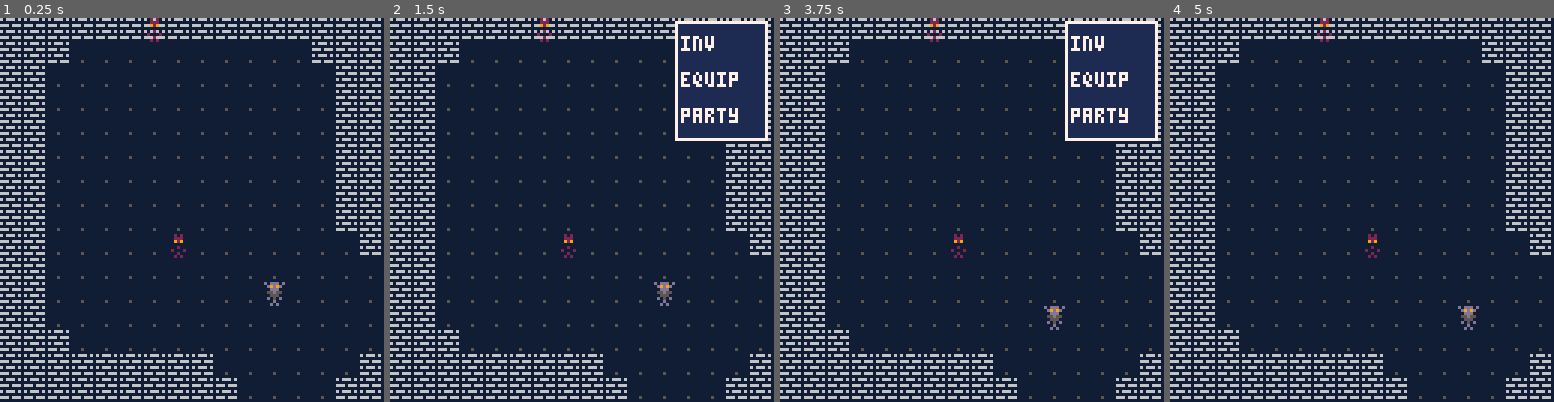
Above: before the commit, frames 1-4 (left to right).
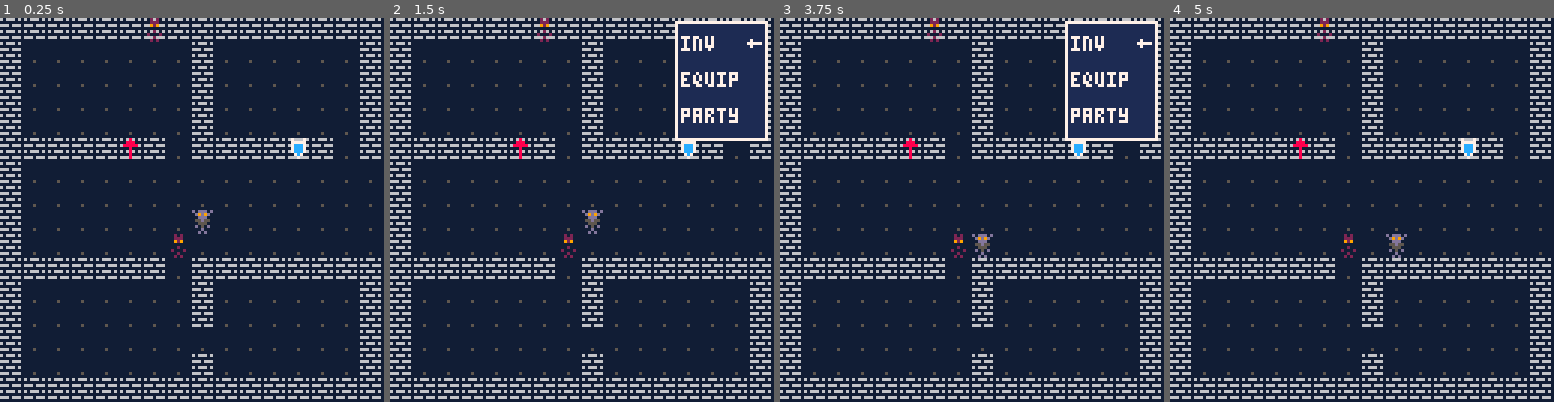
Above: after the commit, the same moments.

Repository: ydrubs/GCCC_GameJam
Game: PICO-8 cartridge kaden_test_game.p8
Same seed, same stepped clock (60 frames per second), same inputs: the game is played once before the commit and once after it.
Inputs:
- Up to frame 1 (0.25 s): no input
- Up to frame 2 (1.5 s): tap O (Z key) at 0.7 s
- Up to frame 3 (3.75 s): hold Right 1.6-2.1 s; tap O (Z key) every 0.4 s from 1.7 to 3.7 s; hold Up 2.15-2.42 s; hold Right 2.47-3.03 s; hold Left 3.08-3.58 s; hold Down from 3.63 s (still down)
- Up to frame 4 (5 s): release Down at 3.97 s; hold Right 4.02-4.68 s; tap O (Z key) at 4.1, 4.5, 4.9 s; hold Up from 4.73 s (still down)

The runs differ from the first frame. In frame 1, 10% of the frame differs, in the area x 6-100%, y 6-100%; in frame 2, 9.5%; in frame 3, 9.5%; in frame 4, 10%.

Commit message:
Update kaden_test_game.p8
Added the start of the menu system, also cleaned up a bit of messy code.

Diff:
--- a/kaden_test_game.p8
+++ b/kaden_test_game.p8
@@ -4,7 +4,7 @@
 pal(0,129,1)
 
 function _init()
-	round=1
+	can_move = true
 	enemies={}
 
 	for i=1,2 do
@@ -17,7 +17,8 @@
 
 function _update()
 
-	--[[ currnetly just checks if for
+	--[[
+		currnetly just checks if for
 		movement and if the menu is
 		open or not.]]
 
@@ -41,17 +42,16 @@
 	map()
 
 	player:draw()
+	menu:draw()
+
 	player_camera:update()
 
 	for enemy in all(enemies) do
 		enemy:draw()
 	end
 
-	--checks if the menu is open.
-	if menu.opened == true then
-	 rect(player_camera.x+95,player_camera.y+1,player_camera.x+125,player_camera.y+40,7)
-		rectfill(player_camera.x+96,player_camera.y+2,player_camera.x+124,player_camera.y+39,1)
-		print("\ninv\n\nequip\n\nparty",player_camera.x+97,player_camera.y,7)
+	if not can_move then
+		menu:nav()
 	end
 
 	--[[below are the dimentions of
@@ -69,15 +69,14 @@
 --player
 
 player={
-	x=11,
-	y=11,
-	moved=false,
+	x=8,
+	y=8,
 
 	movement=function(self)
 		--[[the function will read
-		user input, and call the
-		wall system to check for
-		opsticals.]]
+			user input, and call the
+			wall system to check for
+			opsticals.]]
 
 		if btnp(⬆️) then
 			if walls:check(self.x,self.y-1) then
@@ -158,18 +158,65 @@
 menu={
 	opened = false,
 	can_move=true,
-
-	--[[at the moment this works
-	by checking the boolean and
-	flipping it when its called.]]
+	x = player_camera.x+116,
+	y = player_camera.y+4,
+	pos = 1,
+	--[[overall menu system for
+		the game, pretty proud of it
+		so far.]]
 
 	open = function(self)
+		--[[checks the menu is open
+			if so it pauses the players
+			movement]]
 		if self.opened then
 		 self.opened = false
 		 can_move = true
 		else
 			self.opened = true
 			can_move = false
+			self.x = player_camera.x+116
+			self.y = player_camera.y+4
+		end
+	end,
+
+	draw = function(self)
+		--draws the menu if it is open
+		if menu.opened == true then
+		 rect(player_camera.x+95,player_camera.y+1,player_camera.x+125,player_camera.y+40,7)
+			rectfill(player_camera.x+96,player_camera.y+2,player_camera.x+124,player_camera.y+39,1)
+			print("\ninv\n\nequip\n\nparty",player_camera.x+97,player_camera.y,7)
+		end
+	end,
+
+	nav = function(self)
+		--[[grabs a cursor position
+			and draws it to the screen
+			if the player inputs ⬆️ or ⬇️
+			then they will be able to
+			move the cursor and
+			eventually select the option.
+			]]
+		if self.pos >= 1 and self.pos <= 3 then
+			if self.pos == 1 then
+				spr(9,self.x,self.y)
+			elseif self.pos == 2 then
+				spr(9,self.x,self.y)
+			elseif self.pos == 3 then
+				spr(9,self.x,self.y)
+			end
+
+			if btnp(⬇️) then
+				self.y += 12
+				self.pos += 1
+			elseif btnp(⬆️) and self.pos != 1 then
+				self.y -= 12
+				self.pos -= 1
+			end
+		else
+			self.pos = 1
+			self.x = player_camera.x+116
+			self.y = player_camera.y+4
 		end
 	end
 }
@@ -178,22 +225,23 @@
 -->8
 --enemy
 enemy={
+	round=1,
 	x=0,
 	y=0,
 
 	new=function(self,tbl)
 		--[[this is the first time im
-		using lua's metatables in a
-		project. still a pretty weird
-		concept to grasp coming over
-		from python.
-
-		as i understand so far, this
-		function is a constructor
-		method for the "class" of
-		enemy. this allows me to
-		create child nodes and give
-		them unique variables.]]
+			using lua's metatables in a
+			project. still a pretty weird
+		 concept to grasp coming over
+		 from python.
+
+		 as i understand so far, this
+		 function is a constructor
+		 method for the "class" of
+		 enemy. this allows me to
+		 create child nodes and give
+		 them unique variables.]]
 
 		tbl=tbl or {}
 		setmetatable(tbl,{
@@ -213,22 +261,21 @@
 	movement=function(self)
 		local cosp = -cos(self:angle(player.x,player.y))
 		local sinp = sin(self:angle(player.x,player.y))
-
 		--[[in an effort to simplify how
-		enemies move, i used basic
-		trig to essentially shoot out
-		a 45 deg. angle from all
-		sides and have it move to
-		the player.
-
-		tye and i discovered that
-		the movement function acts
-		pretty odd when using the
-		round variable that was
-		created in the init function.]]
-
-		if round == 3 then
-			round = 1
+			enemies move, i used basic
+			trig to essentially shoot out
+			a 45 deg. angle from all
+			sides and have it move to
+			the player.
+
+			tye and i discovered that
+			the movement function acts
+			pretty odd when using the
+			round variable that was
+			created in the init function.]]
+
+		if self.round == 3 then
+			self.round = 1
 
 			if cosp >= -0.7071 and cosp < 0.7017 and sinp > 0 then
 				if walls:check(self.x,self.y-1) then
@@ -248,7 +295,7 @@
 				end
 			end
 		else
-			round += 1
+			self.round += 1
 		end
 	end,
 
@@ -259,49 +306,33 @@
 
 }
 __gfx__
-00000000d0ddd0d06066606000000000002020005555555500000000000000000000000000000000000000000000000000000000000000000000000000000000
-000000000d9d9d00000000000000000000222000c00000050c000000000000000000000000000000000000000000000000000000000000000000000000000000
-0070070000ddd000666066600000000000929000c0d000050cd00000000000000000000000000000000000000000000000000000000000000000000000000000
-00077000055d5500000000000000000000000000c0d0c00501dc0000000000000000000000000000000000000000000000000000000000000000000000000000
-0007700000555000606660600000000000020000c0d0c0d5011cd000000000000000000000000000000000000000000000000000000000000000000000000000
-007007000d050d00000000000000000002000200c0d0c0d50111dc00000000000000000000000000000000000000000000000000000000000000000000000000
-00000000000d0000666066600005000000020000c0d0c0d501111c00000000000000000000000000000000000000000000000000000000000000000000000000
+00000000d0ddd0d06066606000000000002020005555555500000000676667606068606000000000000000000000000000000000000000000000000000000000
+000000000d9d9d00000000000000000000222000c00000050c000000077777000088800000000000000000000000000000000000000000000000000000000000
+0070070000ddd000666066600000000000929000c0d000050cd0000067ccc7606888886000000000000000000000000000000000000000000000000000000000
+00077000055d5500000000000000000000000000c0d0c00501dc000007ccc7000008000000007000000000000000000000000000000000000000000000000000
+0007700000555000606660600000000000020000c0d0c0d5011cd00067ccc7606068606000077777000000000000000000000000000000000000000000000000
+007007000d050d00000000000000000002000200c0d0c0d50111dc00007c70000008000000007000000000000000000000000000000000000000000000000000
+00000000000d0000666066600005000000020000c0d0c0d501111c00666766606668666000000000000000000000000000000000000000000000000000000000
 0000000000d0d0000000000000000000002020005555555500000000000000000000000000000000000000000000000000000000000000000000000000000000
 __gff__
-0000010001000000000000000000000000000000000000000000000000000000000000000000000000000000000000000000000000000000000000000000000000000000000000000000000000000000000000000000000000000000000000000000000000000000000000000000000000000000000000000000000000000000
+0000010001000000010000000000000000000000000000000000000000000000000000000000000000000000000000000000000000000000000000000000000000000000000000000000000000000000000000000000000000000000000000000000000000000000000000000000000000000000000000000000000000000000
 0000000000000000000000000000000000000000000000000000000000000000000000000000000000000000000000000000000000000000000000000000000000000000000000000000000000000000000000000000000000000000000000000000000000000000000000000000000000000000000000000000000000000000
 __map__
 0202020202020202020202020202020202020202020202020202020202020202000000000000000000000000000000000000000000000000000000000000000000000000000000000000000000000000000000000000000000000000000000000000000000000000000000000000000000000000000000000000000000000000
-0202020303030303030303030302020202020203030303030303030303030202000000000000000000000000000000000000000000000000000000000000000000000000000000000000000000000000000000000000000000000000000000000000000000000000000000000000000000000000000000000000000000000000
-0202030303030303030303030303020202020303030303030303030303030302000000000000000000000000000000000000000000000000000000000000000000000000000000000000000000000000000000000000000000000000000000000000000000000000000000000000000000000000000000000000000000000000
-0202030303030303030303030303020202020303030303030303030303030302000000000000000000000000000000000000000000000000000000000000000000000000000000000000000000000000000000000000000000000000000000000000000000000000000000000000000000000000000000000000000000000000
-0202030303030303030303030303020202020303030303030303030303030302000000000000000000000000000000000000000000000000000000000000000000000000000000000000000000000000000000000000000000000000000000000000000000000000000000000000000000000000000000000000000000000000
-0202030303030303030303030303020202020303030303030303030303030302000000000000000000000000000000000000000000000000000000000000000000000000000000000000000000000000000000000000000000000000000000000000000000000000000000000000000000000000000000000000000000000000
-0202030303030303030303030303020202020303030303030303030303030302000000000000000000000000000000000000000000000000000000000000000000000000000000000000000000000000000000000000000000000000000000000000000000000000000000000000000000000000000000000000000000000000
-0202030303030303030303030303020202020303030303030303030303030302000000000000000000000000000000000000000000000000000000000000000000000000000000000000000000000000000000000000000000000000000000000000000000000000000000000000000000000000000000000000000000000000
-0202030303030303030303030303020202020303030303030303030303030302000000000000000000000000000000000000000000000000000000000000000000000000000000000000000000000000000000000000000000000000000000000000000000000000000000000000000000000000000000000000000000000000
-0202030303030303030303030303030202030303030303030303030303030302000000000000000000000000000000000000000000000000000000000000000000000000000000000000000000000000000000000000000000000000000000000000000000000000000000000000000000000000000000000000000000000000
-0202030303030303030303030303030303030303030303030303030303030302000000000000000000000000000000000000000000000000000000000000000000000000000000000000000000000000000000000000000000000000000000000000000000000000000000000000000000000000000000000000000000000000
-0202030303030303030303030303030303030303030303030303030303030302000000000000000000000000000000000000000000000000000000000000000000000000000000000000000000000000000000000000000000000000000000000000000000000000000000000000000000000000000000000000000000000000
-0202030303030303030303030303030303030303030303030303030303030302000000000000000000000000000000000000000000000000000000000000000000000000000000000000000000000000000000000000000000000000000000000000000000000000000000000000000000000000000000000000000000000000
-0202020303030303030303030303030303030303030303030303030303030302000000000000000000000000000000000000000000000000000000000000000000000000000000000000000000000000000000000000000000000000000000000000000000000000000000000000000000000000000000000000000000000000
-0202020202020202020303030303030202030303030303030303030303030302000000000000000000000000000000000000000000000000000000000000000000000000000000000000000000000000000000000000000000000000000000000000000000000000000000000000000000000000000000000000000000000000
-0202020202020202020203030303020202020303030303030303030303030302000000000000000000000000000000000000000000000000000000000000000000000000000000000000000000000000000000000000000000000000000000000000000000000000000000000000000000000000000000000000000000000000
-0202020202020202020203030303020202020303030303030303030303030302000000000000000000000000000000000000000000000000000000000000000000000000000000000000000000000000000000000000000000000000000000000000000000000000000000000000000000000000000000000000000000000000
-0202020202020202020303030303030202030303030303030303030303030302000000000000000000000000000000000000000000000000000000000000000000000000000000000000000000000000000000000000000000000000000000000000000000000000000000000000000000000000000000000000000000000000
-0202020303030303030303030303030303030303030303030303030303030302000000000000000000000000000000000000000000000000000000000000000000000000000000000000000000000000000000000000000000000000000000000000000000000000000000000000000000000000000000000000000000000000
-0202030303030303030303030303030303030303030303030303030303030302000000000000000000000000000000000000000000000000000000000000000000000000000000000000000000000000000000000000000000000000000000000000000000000000000000000000000000000000000000000000000000000000
-0202030303030303030303030303030303030303030303030303030303030302000000000000000000000000000000000000000000000000000000000000000000000000000000000000000000000000000000000000000000000000000000000000000000000000000000000000000000000000000000000000000000000000
-0202030303030303030303030303030303030303030303030303030303030302000000000000000000000000000000000000000000000000000000000000000000000000000000000000000000000000000000000000000000000000000000000000000000000000000000000000000000000000000000000000000000000000
-0202030303030303030303030303030202030303030303030303030303030302000000000000000000000000000000000000000000000000000000000000000000000000000000000000000000000000000000000000000000000000000000000000000000000000000000000000000000000000000000000000000000000000
-0202030303030303030303030303020202020303030303030303030303030302000000000000000000000000000000000000000000000000000000000000000000000000000000000000000000000000000000000000000000000000000000000000000000000000000000000000000000000000000000000000000000000000
-0202030303030303030303030303020202020303030303030303030303030302000000000000000000000000000000000000000000000000000000000000000000000000000000000000000000000000000000000000000000000000000000000000000000000000000000000000000000000000000000000000000000000000
-0202030303030303030303030303020202020303030303030303030303030302000000000000000000000000000000000000000000000000000000000000000000000000000000000000000000000000000000000000000000000000000000000000000000000000000000000000000000000000000000000000000000000000
-0202030303030303030303030303020202020303030303030303030303030302000000000000000000000000000000000000000000000000000000000000000000000000000000000000000000000000000000000000000000000000000000000000000000000000000000000000000000000000000000000000000000000000
-0202030303030303030303030303020202020303030303030303030303030302000000000000000000000000000000000000000000000000000000000000000000000000000000000000000000000000000000000000000000000000000000000000000000000000000000000000000000000000000000000000000000000000
-0202030303030303030303030303020202020303030303030303030303030302000000000000000000000000000000000000000000000000000000000000000000000000000000000000000000000000000000000000000000000000000000000000000000000000000000000000000000000000000000000000000000000000
-0202030303030303030303030303020202020303030303030303030303030302000000000000000000000000000000000000000000000000000000000000000000000000000000000000000000000000000000000000000000000000000000000000000000000000000000000000000000000000000000000000000000000000
-0202020303030303030303030302020202020203030303030303030303030202000000000000000000000000000000000000000000000000000000000000000000000000000000000000000000000000000000000000000000000000000000000000000000000000000000000000000000000000000000000000000000000000
+0203030303030303020303030303030203030303030303030303030202020202000000000000000000000000000000000000000000000000000000000000000000000000000000000000000000000000000000000000000000000000000000000000000000000000000000000000000000000000000000000000000000000000
+0203030303030303020303030303030203030303030303030303030202020202000000000000000000000000000000000000000000000000000000000000000000000000000000000000000000000000000000000000000000000000000000000000000000000000000000000000000000000000000000000000000000000000
+0203030303030303020303030303030203030303030303030303030302020202000000000000000000000000000000000000000000000000000000000000000000000000000000000000000000000000000000000000000000000000000000000000000000000000000000000000000000000000000000000000000000000000
+0203030303030303020303030303030203030303030303030303030303020202000000000000000000000000000000000000000000000000000000000000000000000000000000000000000000000000000000000000000000000000000000000000000000000000000000000000000000000000000000000000000000000000
+0202020202080203020202020702030203030303030303030303030302030302000000000000000000000000000000000000000000000000000000000000000000000000000000000000000000000000000000000000000000000000000000000000000000000000000000000000000000000000000000000000000000000000
+0203030303030303030303030303030303030303030303030303030203030302000000000000000000000000000000000000000000000000000000000000000000000000000000000000000000000000000000000000000000000000000000000000000000000000000000000000000000000000000000000000000000000000
+0203030303030303030303030303030303030303030303030303030303030502000000000000000000000000000000000000000000000000000000000000000000000000000000000000000000000000000000000000000000000000000000000000000000000000000000000000000000000000000000000000000000000000
+0203030303030303030303030303030303030303030303030303030303030502000000000000000000000000000000000000000000000000000000000000000000000000000000000000000000000000000000000000000000000000000000000000000000000000000000000000000000000000000000000000000000000000
+0203030303030303030303030303030303030303030303030303030203030302000000000000000000000000000000000000000000000000000000000000000000000000000000000000000000000000000000000000000000000000000000000000000000000000000000000000000000000000000000000000000000000000
+0202020202020203020202020202020203030303030303030303030302030302000000000000000000000000000000000000000000000000000000000000000000000000000000000000000000000000000000000000000000000000000000000000000000000000000000000000000000000000000000000000000000000000
+0203030303030303020303030303030203030303030303030303030303020202000000000000000000000000000000000000000000000000000000000000000000000000000000000000000000000000000000000000000000000000000000000000000000000000000000000000000000000000000000000000000000000000
+0203030303030303020303030303030203030303030303030303030302020202000000000000000000000000000000000000000000000000000000000000000000000000000000000000000000000000000000000000000000000000000000000000000000000000000000000000000000000000000000000000000000000000
+0203030303030303030303030303030203030303030303030303030202020202000000000000000000000000000000000000000000000000000000000000000000000000000000000000000000000000000000000000000000000000000000000000000000000000000000000000000000000000000000000000000000000000
+0203030303030303020303030303030203030303030303030303030202020202000000000000000000000000000000000000000000000000000000000000000000000000000000000000000000000000000000000000000000000000000000000000000000000000000000000000000000000000000000000000000000000000
 0202020202020202020202020202020202020202020202020202020202020202000000000000000000000000000000000000000000000000000000000000000000000000000000000000000000000000000000000000000000000000000000000000000000000000000000000000000000000000000000000000000000000000
 
 
